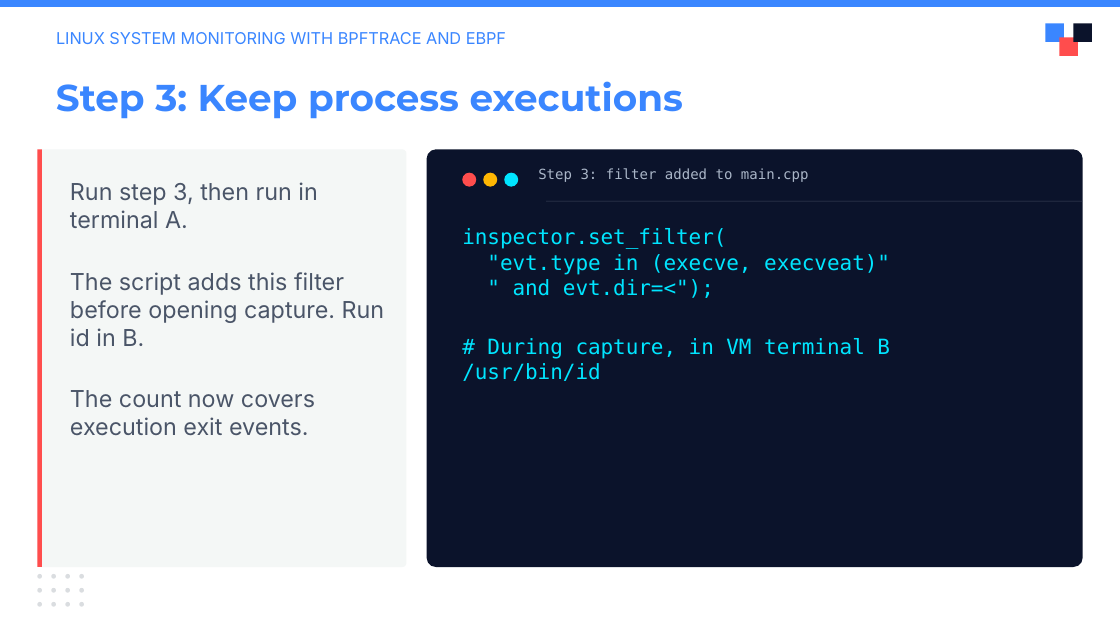
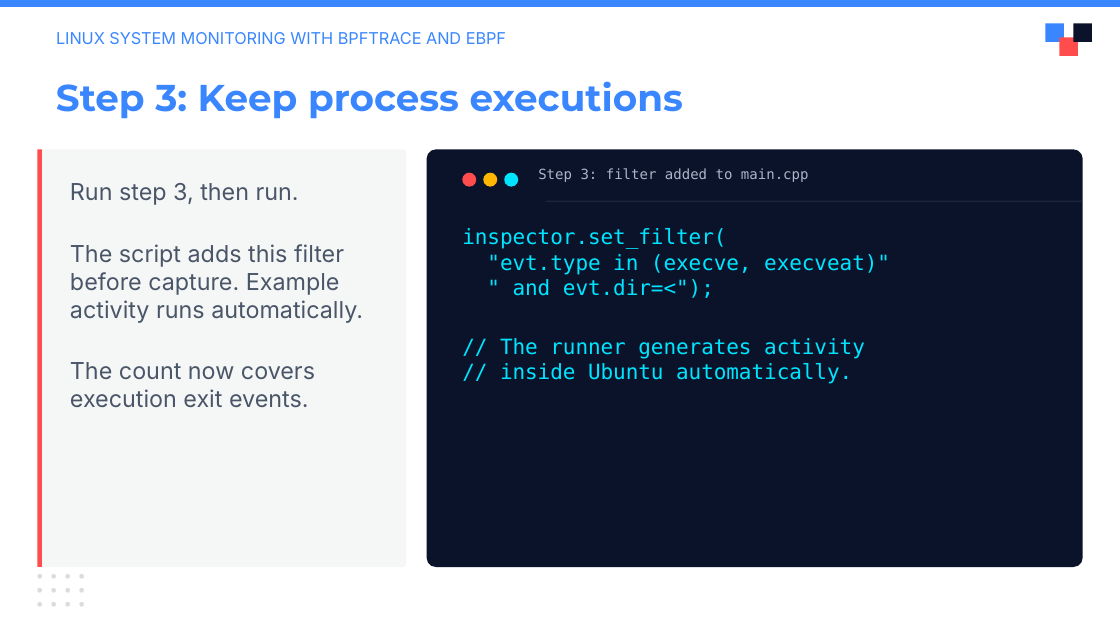
Before and after one commit to julianshalaby-perj/falco-libs-workshop, a slide deck: slide 11 of presentation/falco-libs-intro.pptx. Drawn at 1120x630 pixels with LibreOffice and Linux fonts; fonts in the diff are those of the drawing; background and template pictures are left out. Boxes give left, top, right and bottom in pixels: in the first picture for what was removed or moved away, otherwise in the second. Text is boxed around its words. In the diff, an @@ line names an element or a change of style, - is before the commit and + after.

Commit message:
Simplify slides to one terminal and explain each capture stage

```diff
--- a/presentation/falco-libs-intro.pptx
+++ b/presentation/falco-libs-intro.pptx
@@ text at (x1=70, y1=183, x2=363, y2=323): text changed @@
-Run step 3, then run in terminal A.
-The script adds this filter before opening capture. Run id in B.
+Run step 3, then run.
+The script adds this filter before capture. Example activity runs automatically.
@@ text at (x1=500, y1=338, x2=865, y2=384): text changed @@
-# During capture, in VM terminal B
-/usr/bin/id
+// The runner generates activity
+// inside Ubuntu automatically.
```
Also in this commit, not shown: 9 other slides changed.
